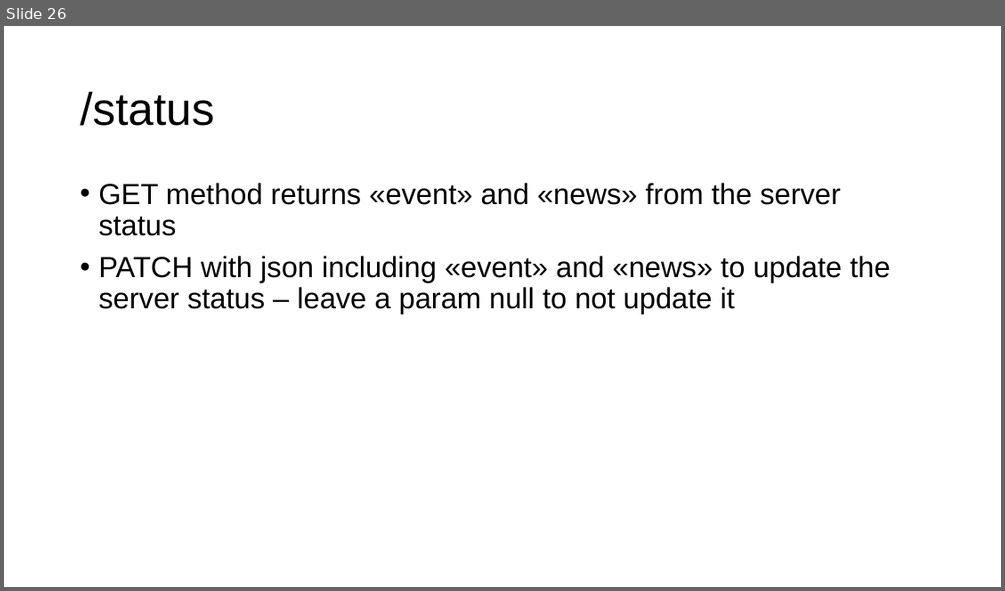
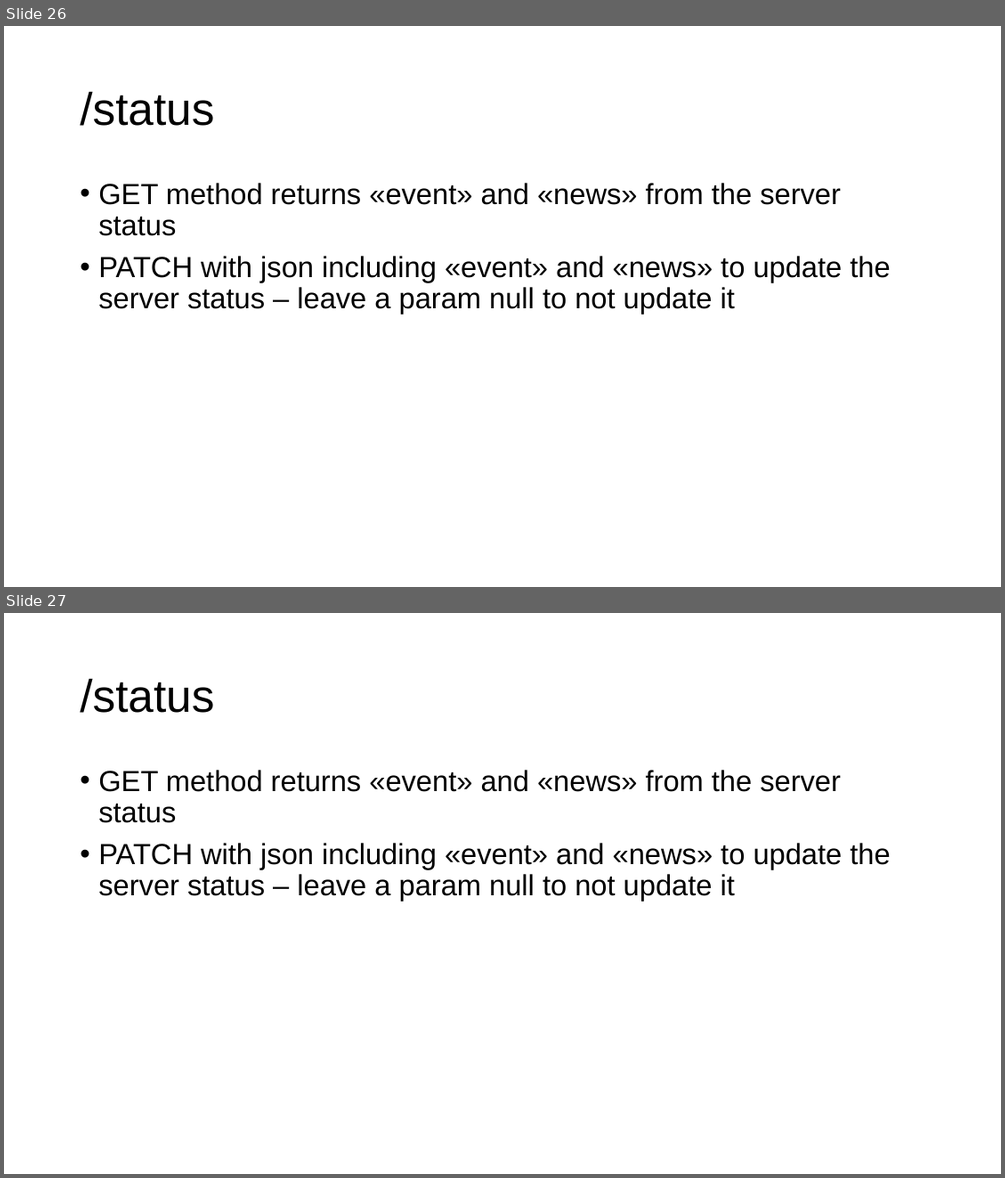
Before and after one commit to gmfk07/iu2018-backend, a slide deck: iu-spec-backend.pptx. Shown one above the other, each under a label of ours: slide 26 before the commit, slides 26 and 27 after it. The pictures are 1005x591 and 1005x1178 pixels, drawn with LibreOffice and Linux fonts; fonts in the diff are those of the drawing. Boxes give left, top, right and bottom in pixels: in the first picture for what was removed or moved away, otherwise in the second. Text is boxed around its words. In the diff, an @@ line names an element or a change of style, - is before the commit and + after.

```diff
--- a/iu-spec-backend.pptx
+++ b/iu-spec-backend.pptx
@@ slide 27 added at <box>4,613,1001,1174</box>, background #FFFFFF @@
@@ title added at <box>80,678,214,713</box>, 44 pt, text #000000 @@
+/status
@@ text added at <box>98,770,890,900</box>, 28 pt, text #000000 @@
+• GET method returns «event» and «news» from the server status
+• PATCH with json including «event» and «news» to update the server status – leave a param null to not update it
```
Also in this commit, not shown: 1 other slide added, 2 other files.
